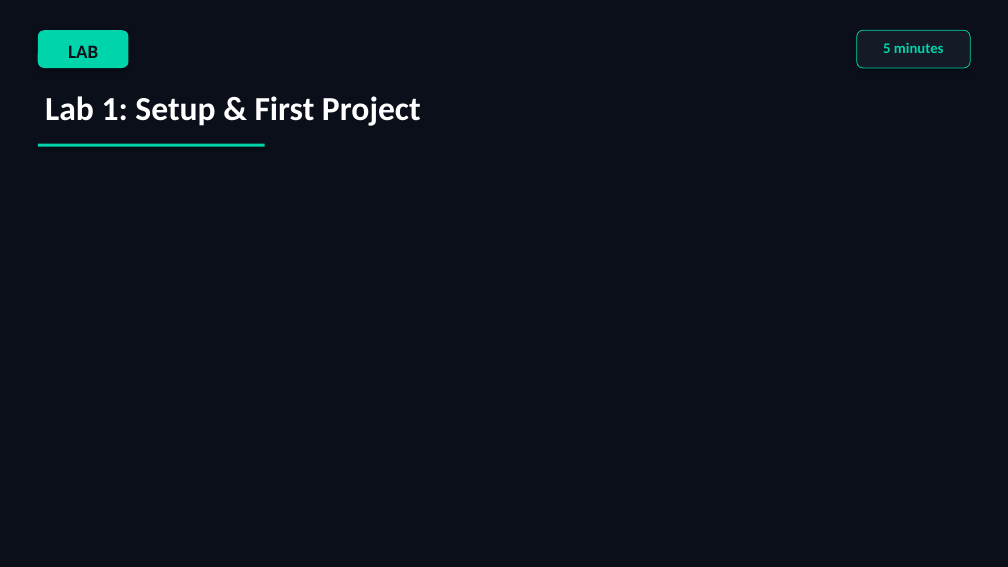
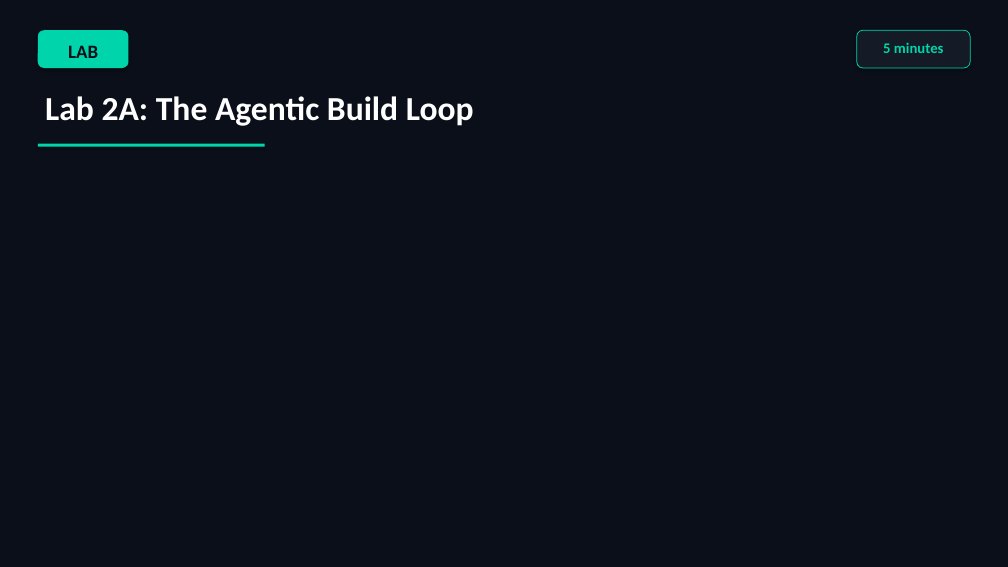
Before and after one commit to scottrhay/AIA-ClaudeCopilot, a slide deck: slide 55 of slides/Day2_Claude_Code_Fundamentals.pptx. Drawn at 1008x567 pixels with LibreOffice and Linux fonts; fonts in the diff are those of the drawing. Boxes give left, top, right and bottom in pixels: in the first picture for what was removed or moved away, otherwise in the second. Text is boxed around its words. In the diff, an @@ line names an element or a change of style, - is before the commit and + after.

```diff
--- a/slides/Day2_Claude_Code_Fundamentals.pptx
+++ b/slides/Day2_Claude_Code_Fundamentals.pptx
@@ text at (x1=45, y1=96, x2=474, y2=126): text changed @@
-Lab 1: Setup & First Project
+Lab 2A: The Agentic Build Loop
```
Also in this commit, not shown: 3 other slides changed.
